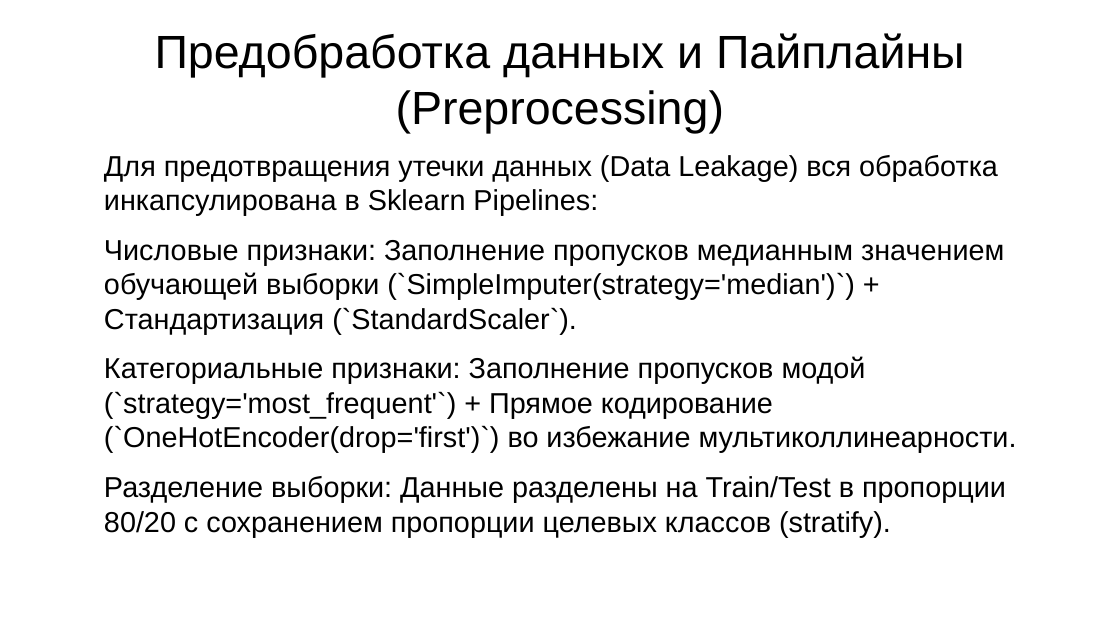
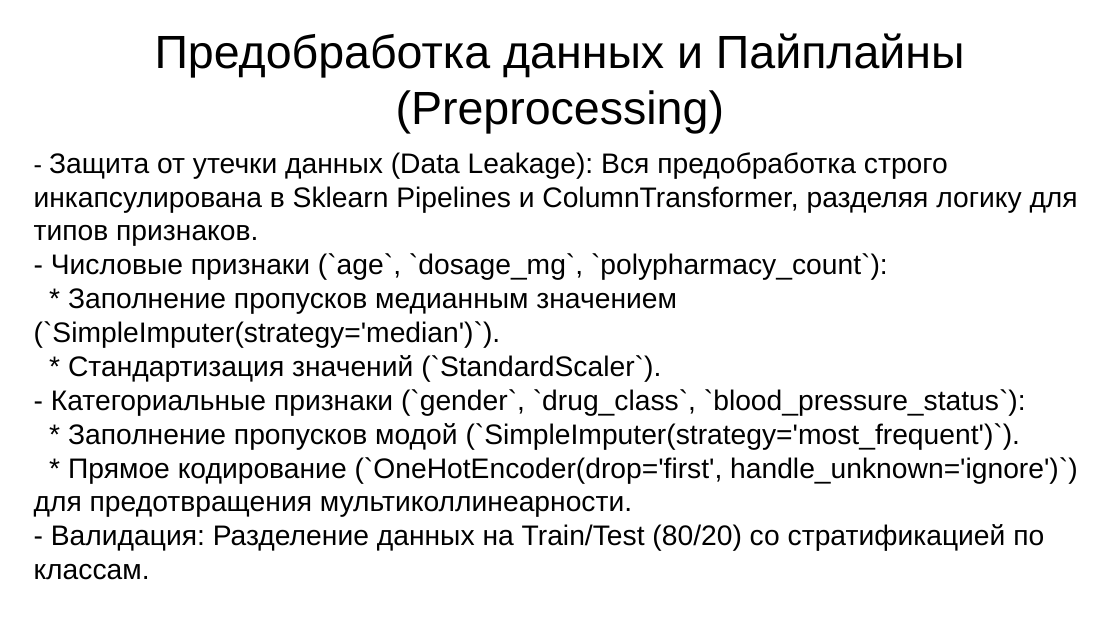
Before and after one commit to HakLuck/my-first-project, a slide deck: slide 7 of Презентация к проекту по DS.pptx (slide 6 before the commit). Drawn at 1120x630 pixels with LibreOffice and Linux fonts; fonts in the diff are those of the drawing; background and template pictures are left out. Boxes give left, top, right and bottom in pixels: in the first picture for what was removed or moved away, otherwise in the second. Text is boxed around its words. In the diff, an @@ line names an element or a change of style, - is before the commit and + after.

```diff
--- a/Презентация к проекту по DS.pptx
+++ b/Презентация к проекту по DS.pptx
@@ text at [34,152,1078,580]: text changed; size 20.4 to 20 pt @@
-Для предотвращения утечки данных (Data Leakage) вся обработка инкапсулирована в Sklearn Pipelines:
-Числовые признаки: Заполнение пропусков медианным значением обучающей выборки (`SimpleImputer(strategy='median')`) + Стандартизация (`StandardScaler`).
-Категориальные признаки: Заполнение пропусков модой (`strategy='most_frequent'`) + Прямое кодирование (`OneHotEncoder(drop='first')`) во избежание мультиколлинеарности.
-Разделение выборки: Данные разделены на Train/Test в пропорции 80/20 с сохранением пропорции целевых классов (stratify).
+- Защита от утечки данных (Data Leakage): Вся предобработка строго инкапсулирована в Sklearn Pipelines и ColumnTransformer, разделяя логику для типов признаков.
+- Числовые признаки (`age`, `dosage_mg`, `polypharmacy_count`):
+* Заполнение пропусков медианным значением (`SimpleImputer(strategy='median')`).
+* Стандартизация значений (`StandardScaler`).
+- Категориальные признаки (`gender`, `drug_class`, `blood_pressure_status`):
+* Заполнение пропусков модой (`SimpleImputer(strategy='most_frequent')`).
+* Прямое кодирование (`OneHotEncoder(drop='first', handle_unknown='ignore')`) для предотвращения мультиколлинеарности.
+- Валидация: Разделение данных на Train/Test (80/20) со стратификацией по классам.
```
Also in this commit, not shown: 8 other slides changed, 5 slides added, 4 slides removed, 1 other file.
